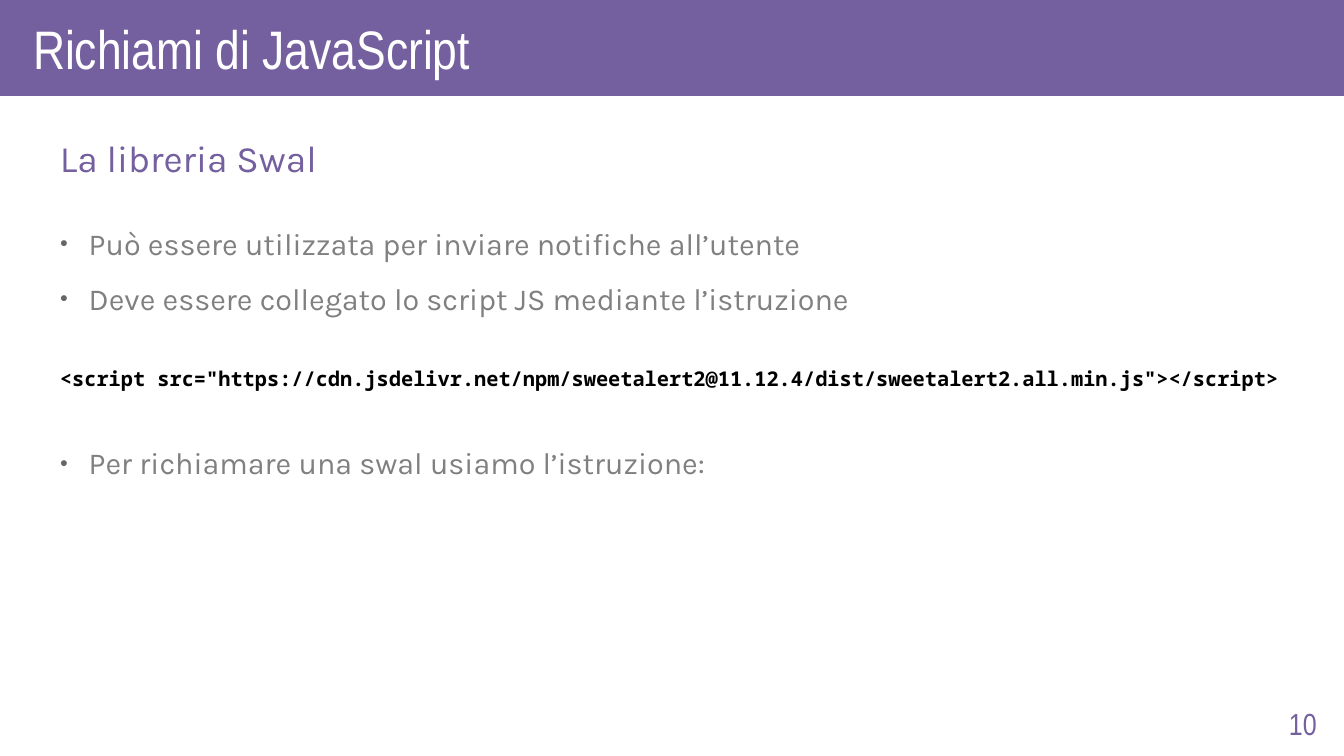
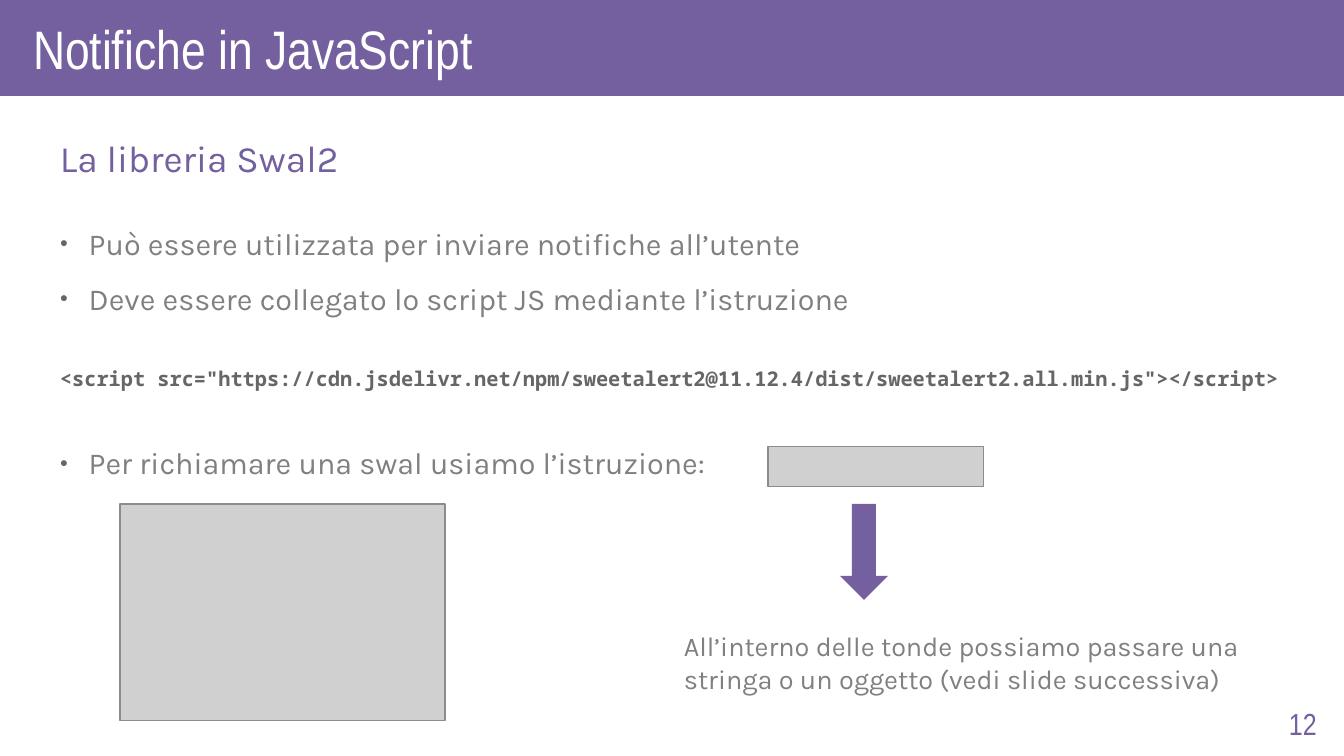
Before and after one commit to AlexF1789/corsoPHP, a slide deck: slide 12 of slide_odp/lez5.odp (slide 10 before the commit). Drawn at 1344x756 pixels with LibreOffice and Linux fonts; fonts in the diff are those of the drawing; grey boxes stand for pictures. Boxes give left, top, right and bottom in pixels: in the first picture for what was removed or moved away, otherwise in the second. Text is boxed around its words. In the diff, an @@ line names an element or a change of style, - is before the commit and + after.

```diff
--- a/slide_odp/lez5.odp
+++ b/slide_odp/lez5.odp
@@ text at (33,29,472,79): text changed @@
-Richiami di JavaScript
+Notifiche in JavaScript
@@ text at (60,146,338,173): text changed @@
-La libreria Swal
+La libreria Swal2
@@ text "<script src="https://cdn.jsdelivr.net/npm/sweetalert2@11.12. ..." at (60,370,1278,391): text colour #000000 to #666666 @@
@@ picture added at (768,446,984,487) @@
@@ picture added at (120,504,445,721) @@
@@ down arrow added at (840,504,888,600), fill #74609E @@
@@ text added at (684,637,1239,696), 16 pt, text #808080 @@
+All’interno delle tonde possiamo passare una
+stringa o un oggetto (vedi slide successiva)
@@ page number at (1289,714,1317,735): text changed @@
-10
+12
```
Also in this commit, not shown: 8 other slides changed, 5 slides added, 6 other files.
